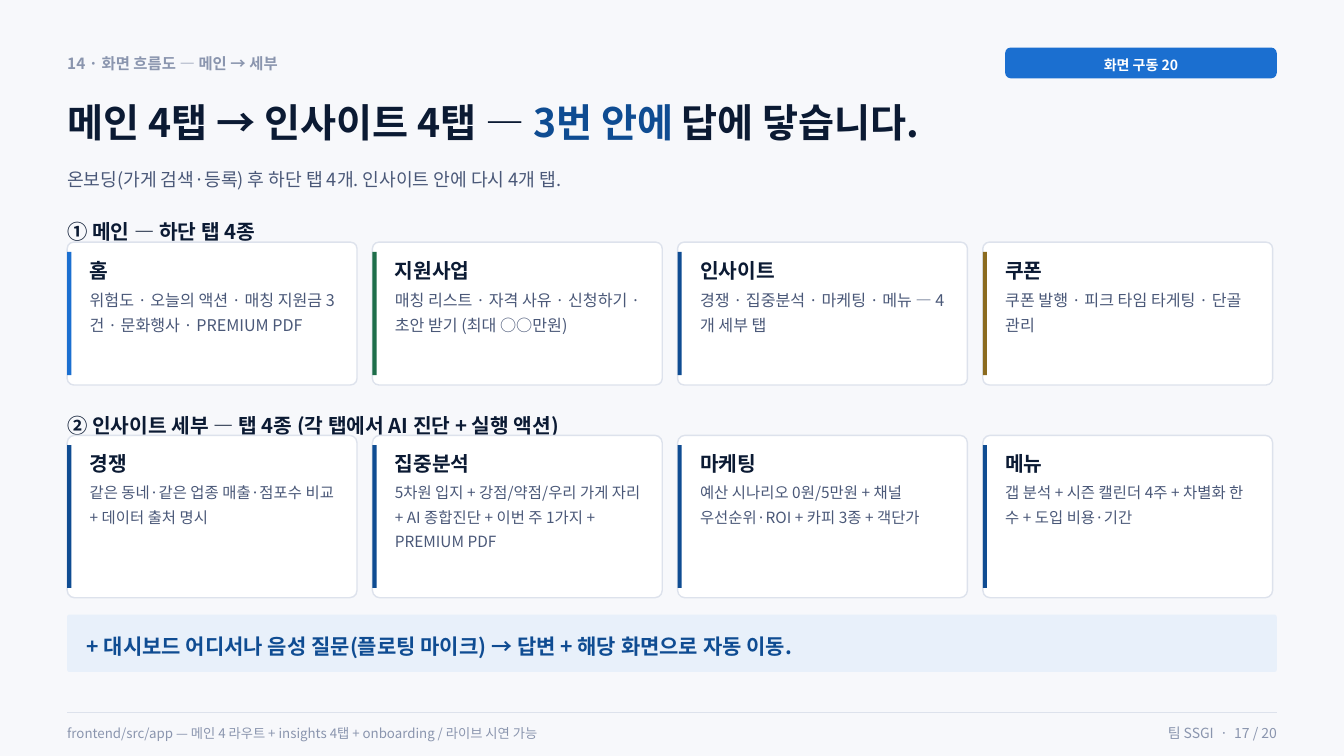
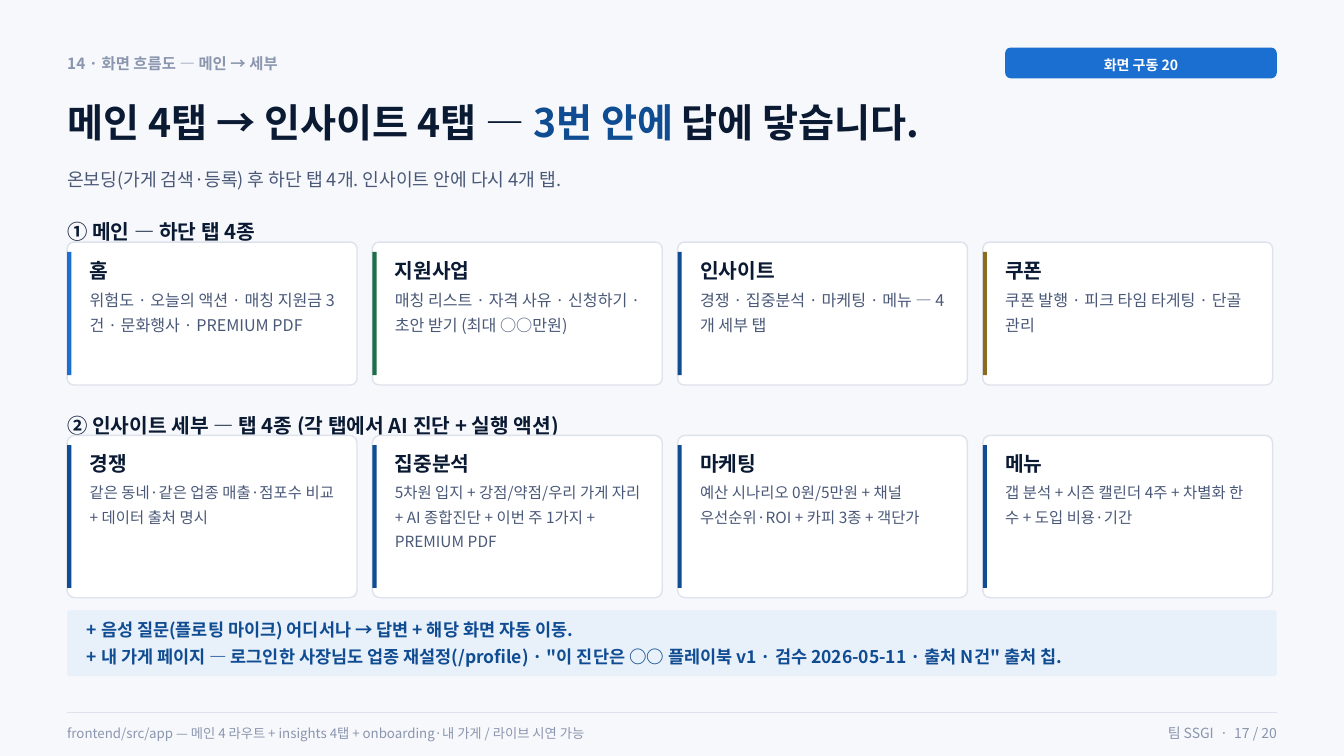
Before and after one commit to Tok-Baro/SSGI_AI_Coach, a slide deck: slide 17 of SSGI_상세기획서_심사위원용.pptx. Drawn at 1344x756 pixels with LibreOffice and Linux fonts; fonts in the diff are those of the drawing. Boxes give left, top, right and bottom in pixels: in the first picture for what was removed or moved away, otherwise in the second. Text is boxed around its words. In the diff, an @@ line names an element or a change of style, - is before the commit and + after.

```diff
--- a/SSGI_상세기획서_심사위원용.pptx
+++ b/SSGI_상세기획서_심사위원용.pptx
@@ rounded rectangle: place and size @@
-rounded rectangle at bbox=[68, 615, 1277, 673]
+rounded rectangle at bbox=[68, 611, 1277, 677]
@@ text at bbox=[101, 621, 1062, 667]: text changed; size 15 to 12.5 pt @@
-+ 대시보드 어디서나 음성 질문(플로팅 마이크) → 답변 + 해당 화면으로 자동 이동.
++ 음성 질문(플로팅 마이크) 어디서나 → 답변 + 해당 화면 자동 이동.
++ 내 가게 페이지 — 로그인한 사장님도 업종 재설정(/profile) · "이 진단은 ○○ 플레이북 v1 · 검수 2026-05-11 · 출처 N건" 출처 칩.
@@ text at bbox=[67, 727, 584, 741]: text changed @@
-frontend/src/app — 메인 4 라우트 + insights 4탭 + onboarding / 라이브 시연 가능
+frontend/src/app — 메인 4 라우트 + insights 4탭 + onboarding·내 가게 / 라이브 시연 가능
```
Also in this commit, not shown: 8 other slides changed, 1 other file.
